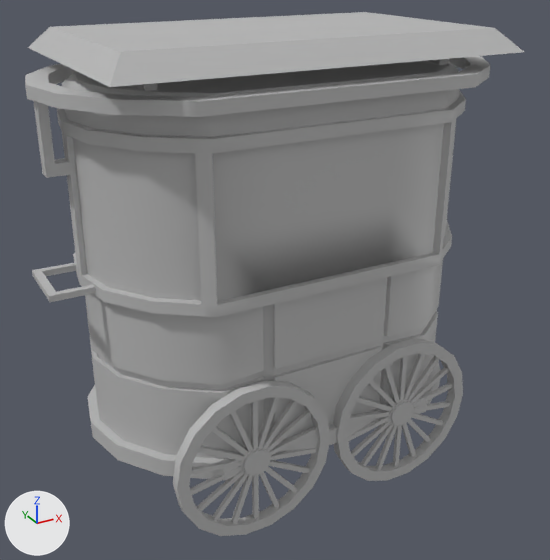
One commit to the FBX model Assets/Modelings/Market/fbx_hotdog_stall.fbx: the scene before it, then after it.
Before and after are seen from a camera (50 mm lens) standing at (2.71, 3.24, 2.77) and looking at (4.56, 6.62, 1.08). The axes (+X, +Y, +Z) are drawn at lower left. The lights are the same throughout. Where no turn or scale is listed for an object, it has been applied to the vertices.

Names of what the first picture shows: 'fbx_hotdog_stall'.
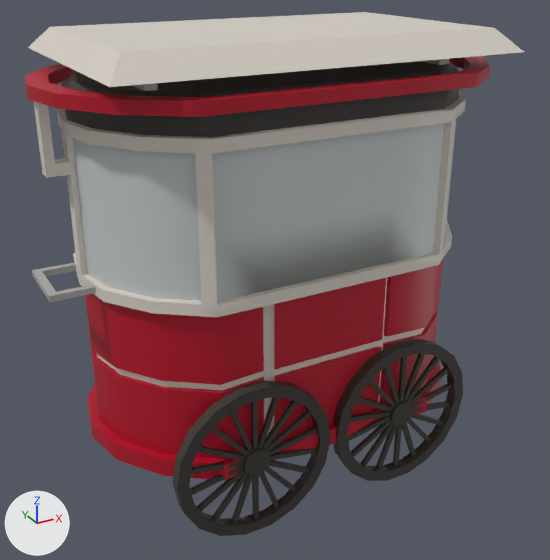
Changed parts and their boxes [x1, y1, x2, y2] in the pictures (550 x 560 px):
'fbx_hotdog_stall', surface changed
    both: [25, 12, 524, 536]

Diff of the bpy script that builds the scene:
```diff
--- a/Assets/Modelings/Market/fbx_hotdog_stall.fbx.py
+++ b/Assets/Modelings/Market/fbx_hotdog_stall.fbx.py
@@ img_stall_jpg @@
+img_stall_jpg = load_image('stall.jpg', '_unpacked/stall.jpg', 2048, 2048, 'sRGB')
@@ mat_mat_lambert_market_stall @@
 mat_mat_lambert_market_stall = principled_material('mat_lambert_market_stall')
-mat_mat_lambert_market_stall.base_color = (0.5, 0.5, 0.5)  # grey #bcbcbc
+mat_mat_lambert_market_stall.texture = img_stall_jpg
```
